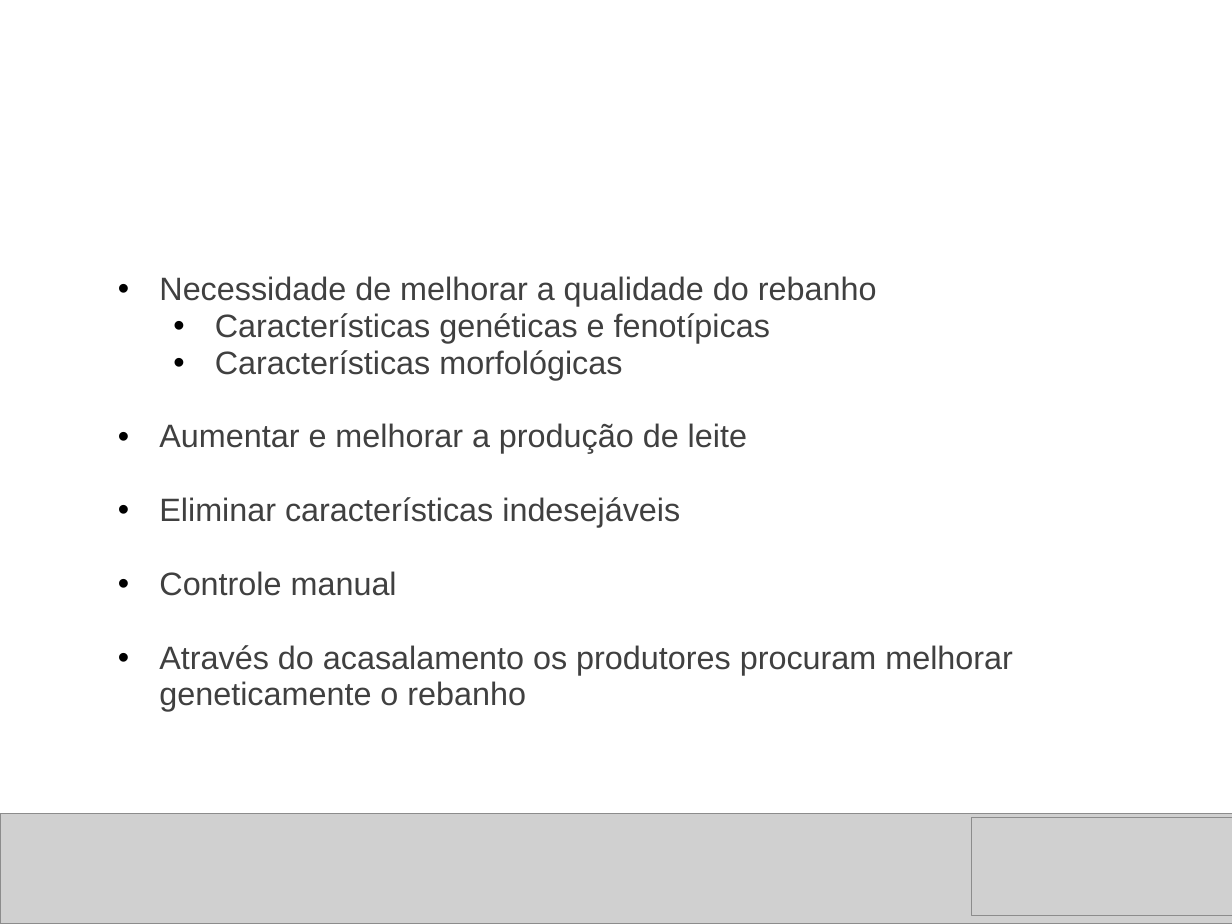
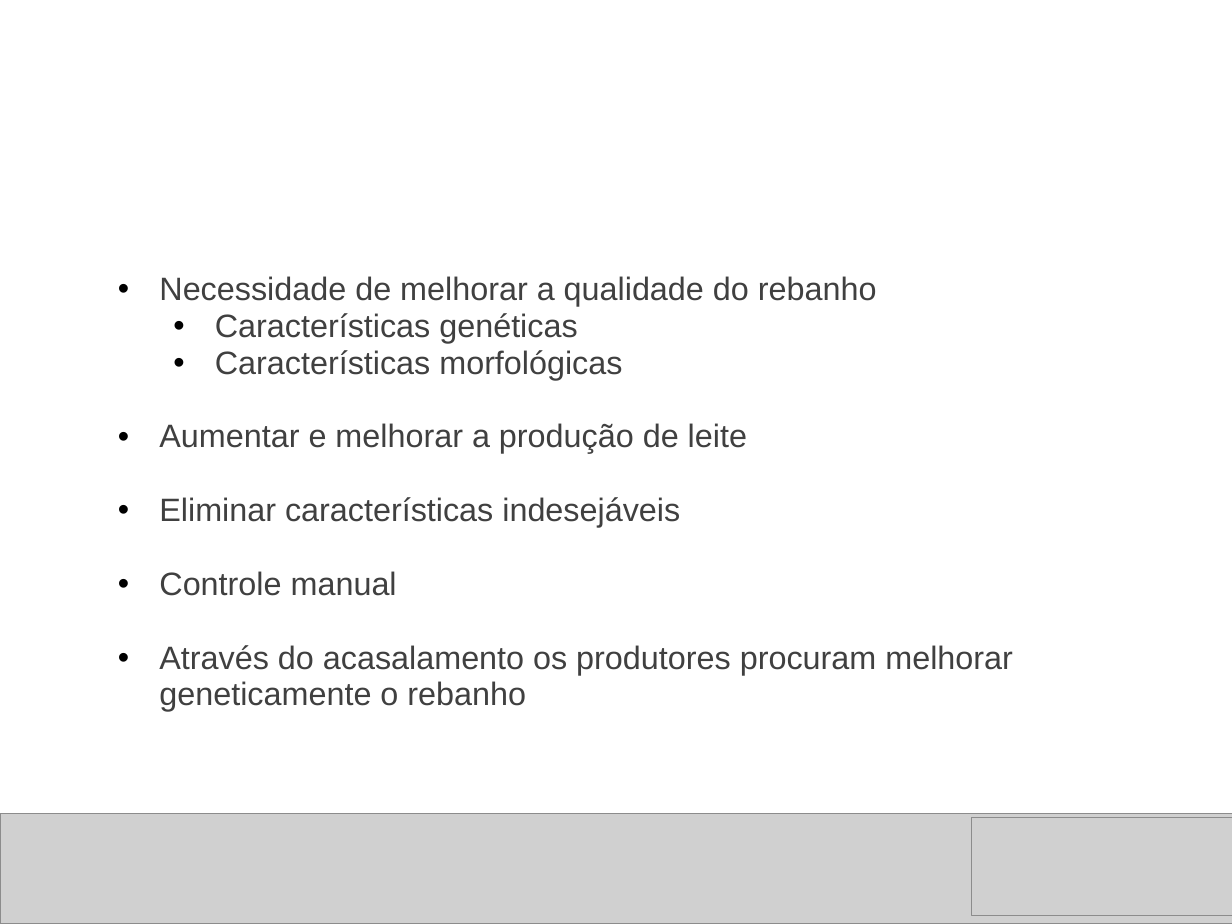
Before and after one commit to thiagoalvsantos/sabrh, a slide deck: slide 5 of Concepção/projeto_final_sabrh_apresentacao_proposta.ppt. Drawn at 1232x924 pixels with LibreOffice and Linux fonts; fonts in the diff are those of the drawing; grey boxes stand for pictures; background and template pictures are left out. Boxes give left, top, right and bottom in pixels: in the first picture for what was removed or moved away, otherwise in the second. Text is boxed around its words. In the diff, an @@ line names an element or a change of style, - is before the commit and + after.

```diff
--- a/Concepção/projeto_final_sabrh_apresentacao_proposta.ppt
+++ b/Concepção/projeto_final_sabrh_apresentacao_proposta.ppt
@@ text at bbox=[215, 313, 577, 343]: text changed @@
-    • Características genéticas e fenotípicas
+    • Características genéticas
```
Also in this commit, not shown: 1 other slide changed, 2 other files.
